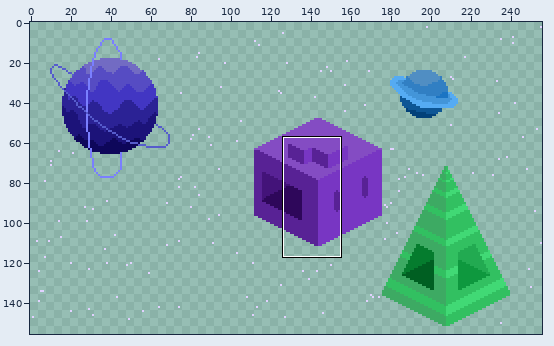
Pixel-art file: SpaceInvaders/res/img/Bgs/OptionsBG2.ase. The first picture is a wide view before the edit; the outline marks the close-up.
Close-up. Earlier state:
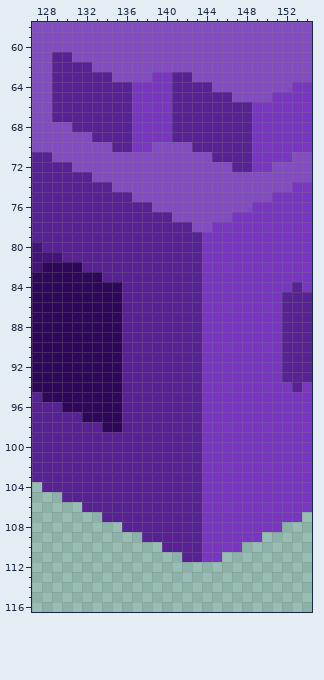
256x240 pixels, 1 frame. Shown: x 127..154, y 58..116. The wide view leaves out empty margins. The commit also changed other parts of the picture, which this record leaves out.
Now the later version:
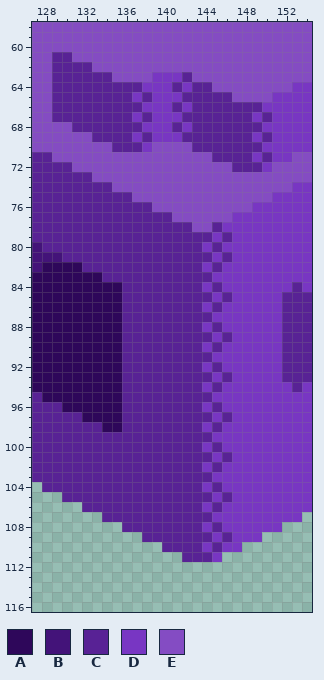
Palette (. is transparent): A #2e075a  B #431379  C #582295  D #7836c3  E #844cc3
Difference:
--- layer "Layer 1"
@@ x 135..152 @@
  62 EEEEEEEEEEEEEEEEEE
- 63 EEEEDDCCEEEEEEEEEE
- 64 CCDDDDCCCCEEEEEEEE
- 65 CCDDDDCCCCCCEEEEDD
- 66 CCDDDDCCCCCCCCDDDD
- 67 CCDDDDCCCCCCCCDDDD
- 68 CCDDDDCCCCCCCCDDDD
- 69 CCDDDDCCCCCCCCDDDD
- 70 CCDDEEEECCCCCCDDDD
- 71 EEEEEEEEEECCCCDDDD
- 72 EEEEEEEEEEEECCDDEE
+ 63 EEEEDDDCEEEEEEEEEE
+ 64 CCCDDDCDCCEEEEEEEE
+ 65 CCDCDDDCCCCCEEEEDD
+ 66 CCCDDDCDCCCCCCCDDD
+ 67 CCDCDDDCCCCCCCDCDD
+ 68 CCCDDDCDCCCCCCCDDD
+ 69 CCDCDDDCCCCCCCDCDD
+ 70 CCCDEEEECCCCCCCDDD
+ 71 EEEEEEEEEECCCCDCDD
+ 72 EEEEEEEEEEEECCCDEE
  73 EEEEEEEEEEEEEEEEEE
@@ x 142..148 @@
  77 EEEEEDD
- 78 CEEDDDD
- 79 CCDDDDD
- 80 CCDDDDD
- 81 CCDDDDD
- 82 CCDDDDD
- 83 CCDDDDD
- 84 CCDDDDD
- 85 CCDDDDD
- 86 CCDDDDD
- 87 CCDDDDD
- 88 CCDDDDD
- 89 CCDDDDD
- 90 CCDDDDD
- 91 CCDDDDD
- 92 CCDDDDD
- 93 CCDDDDD
- 94 CCDDDDD
- 95 CCDDDDD
- 96 CCDDDDD
- 97 CCDDDDD
- 98 CCDDDDD
- 99 CCDDDDD
-100 CCDDDDD
-101 CCDDDDD
-102 CCDDDDD
-103 CCDDDDD
-104 CCDDDDD
-105 CCDDDDD
-106 CCDDDDD
-107 CCDDDDD
-108 CCDDDDD
-109 CCDDDDD
-110 CCDDDD.
-111 CCDD...
+ 78 CEECDDD
+ 79 CCCDCDD
+ 80 CCDCDDD
+ 81 CCCDCDD
+ 82 CCDCDDD
+ 83 CCCDDDD
+ 84 CCDCDDD
+ 85 CCCDCDD
+ 86 CCDCDDD
+ 87 CCCDDDD
+ 88 CCDCDDD
+ 89 CCCDCDD
+ 90 CCDCDDD
+ 91 CCCDDDD
+ 92 CCDCDDD
+ 93 CCCDCDD
+ 94 CCDCDDD
+ 95 CCCDDDD
+ 96 CCDCDDD
+ 97 CCCDCDD
+ 98 CCDCDDD
+ 99 CCCDDDD
+100 CCDCDDD
+101 CCCDCDD
+102 CCDCDDD
+103 CCCDDDD
+104 CCDCDDD
+105 CCCDCDD
+106 CCDCDDD
+107 CCCDDDD
+108 CCDCDDD
+109 CCCDCDD
+110 CCDCDD.
+111 CCCD...
 112 .......
Pixel boxes of the changes (left, top, right, bottom) in both close-ups:
changed: (132, 72, 192, 152)
changed: (252, 102, 272, 172)
changed: (202, 222, 232, 562)
